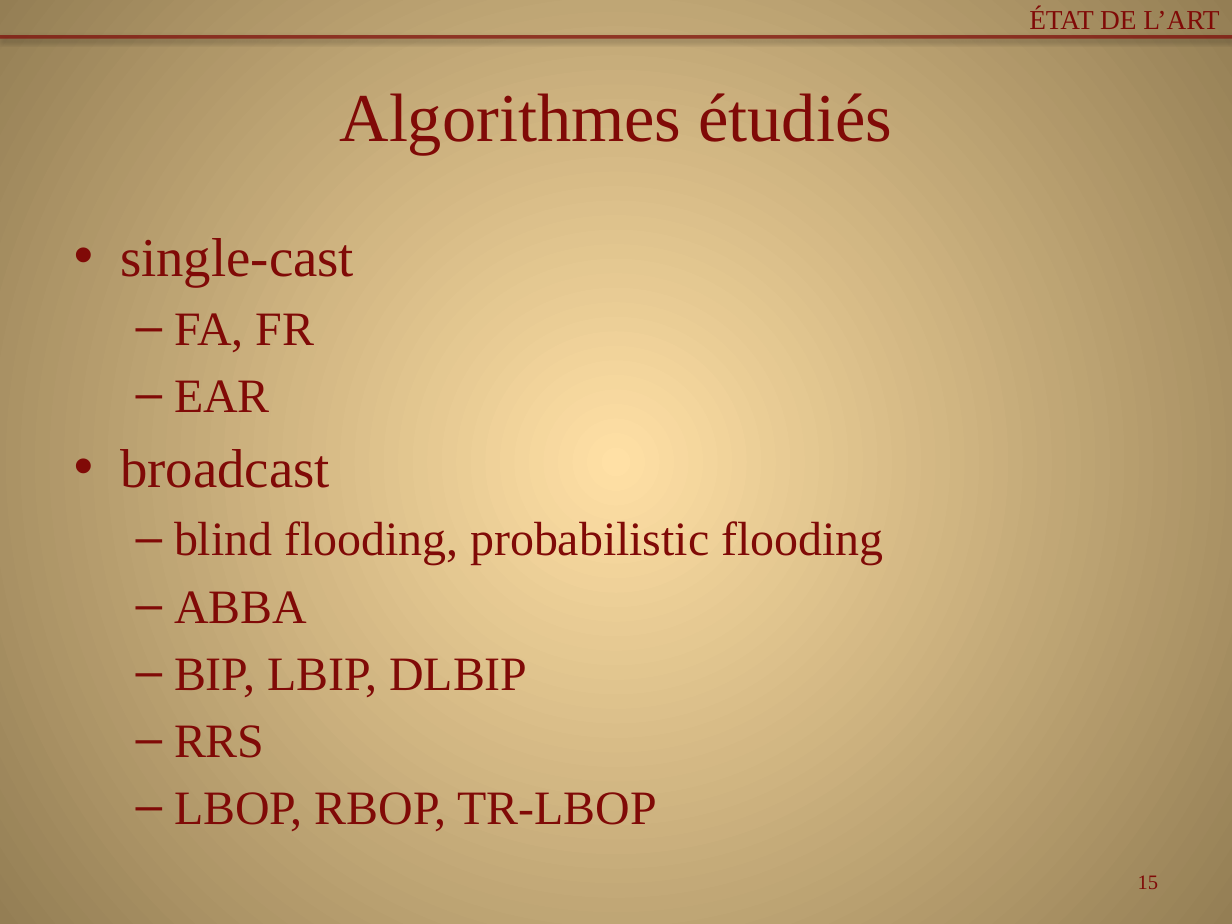
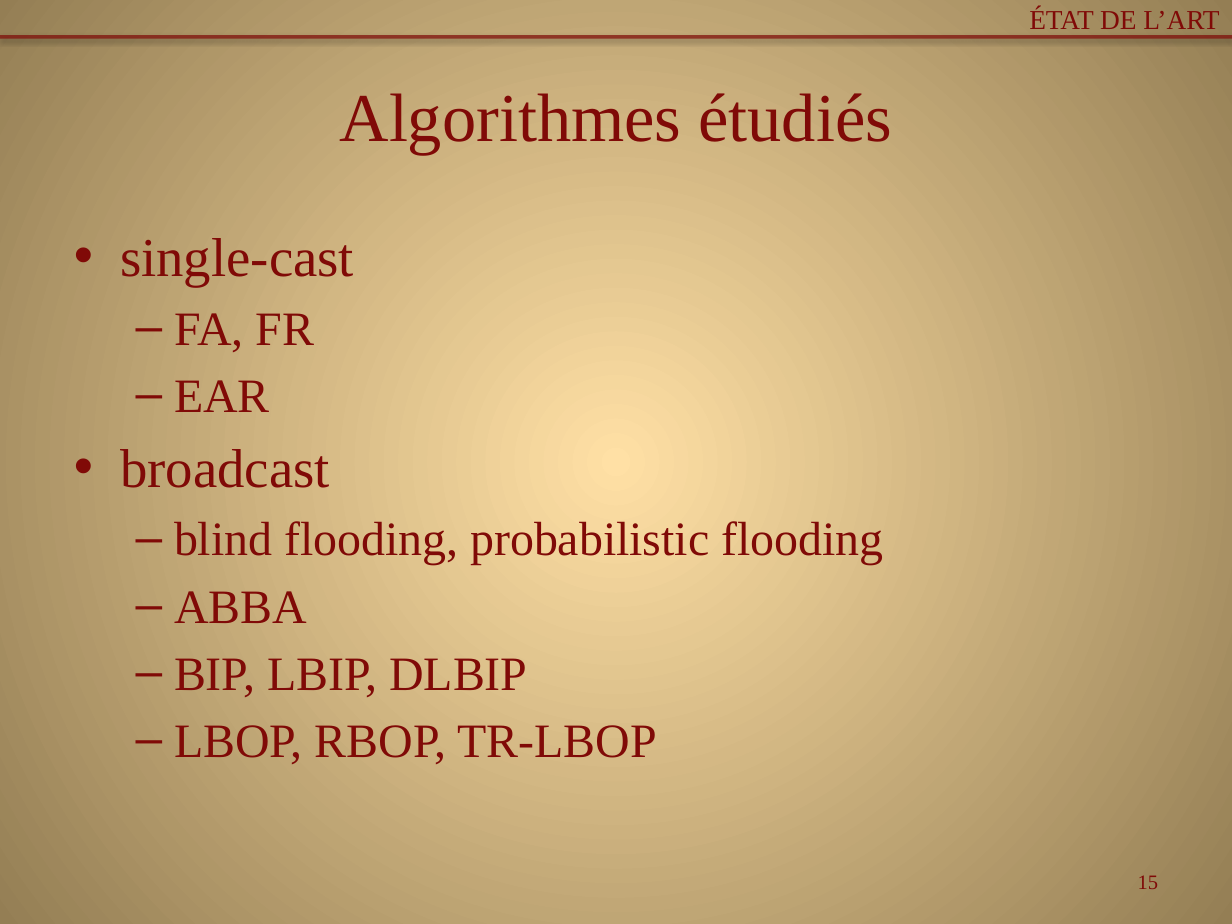
Before and after one commit to Patre/Energy-saving-in-sensors--networks, a slide deck: slide 15 of Redaction/pres.pptx. Drawn at 1232x924 pixels with LibreOffice and Linux fonts; fonts in the diff are those of the drawing. Boxes give left, top, right and bottom in pixels: in the first picture for what was removed or moved away, otherwise in the second. Text is boxed around its words. In the diff, an @@ line names an element or a change of style, - is before the commit and + after.

```diff
--- a/Redaction/pres.pptx
+++ b/Redaction/pres.pptx
@@ text at (x1=174, y1=725, x2=264, y2=758): paragraph removed @@
-  – RRS
```
Also in this commit, not shown: 1 other slide changed.
